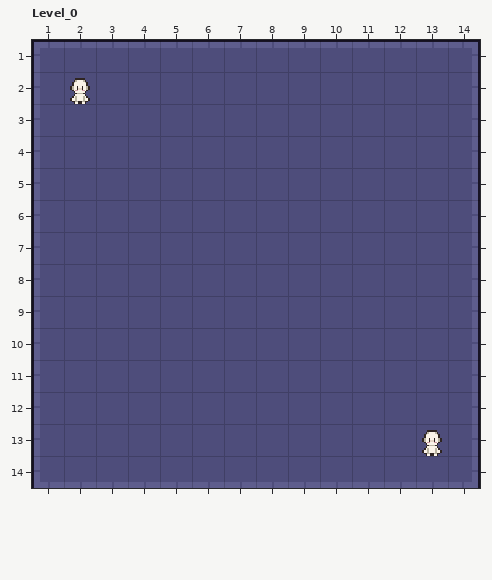
Two versions of a level (LDtk project, assets/tyled.ldtk). That is the earlier state.
Cells are 16x16 px. Shown: Level_0 x 1..14, y 1..14.
Once edited:
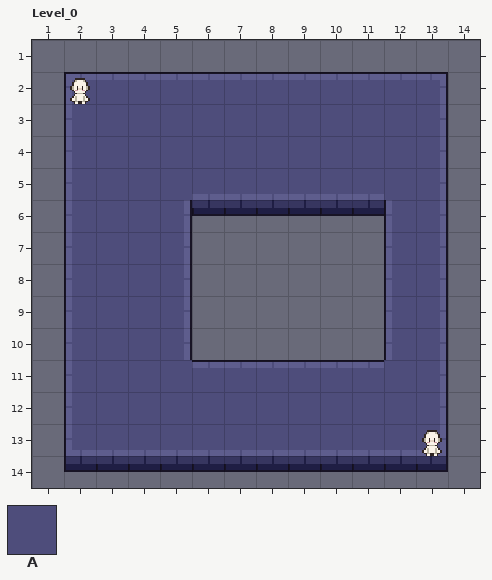
Key: from "Walls": A 1 "wall".
_ is an empty cell, . an unchanged one.
Message: Rename Walls layer to Arena and add walkability system
Difference:
--- layer "Arena"
@@ x 1..14 @@
- 1 AAAAAAAAAAAAAA
- 2 A............A
- 3 A............A
- 4 A............A
- 5 A............A
- 6 A....AAAAAA..A
- 7 A....AAAAAA..A
- 8 A....AAAAAA..A
- 9 A....AAAAAA..A
-10 A....AAAAAA..A
-11 A............A
-12 A............A
-13 A............A
-14 AAAAAAAAAAAAAA
+ 1 ______________
+ 2 _............_
+ 3 _............_
+ 4 _............_
+ 5 _............_
+ 6 _....______.._
+ 7 _....______.._
+ 8 _....______.._
+ 9 _....______.._
+10 _....______.._
+11 _............_
+12 _............_
+13 _............_
+14 ______________
